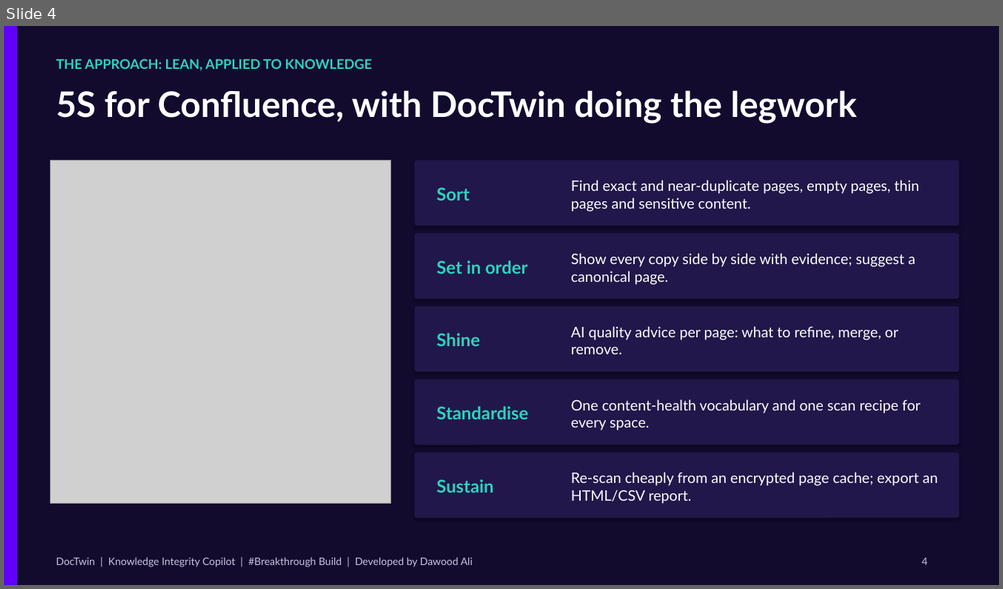
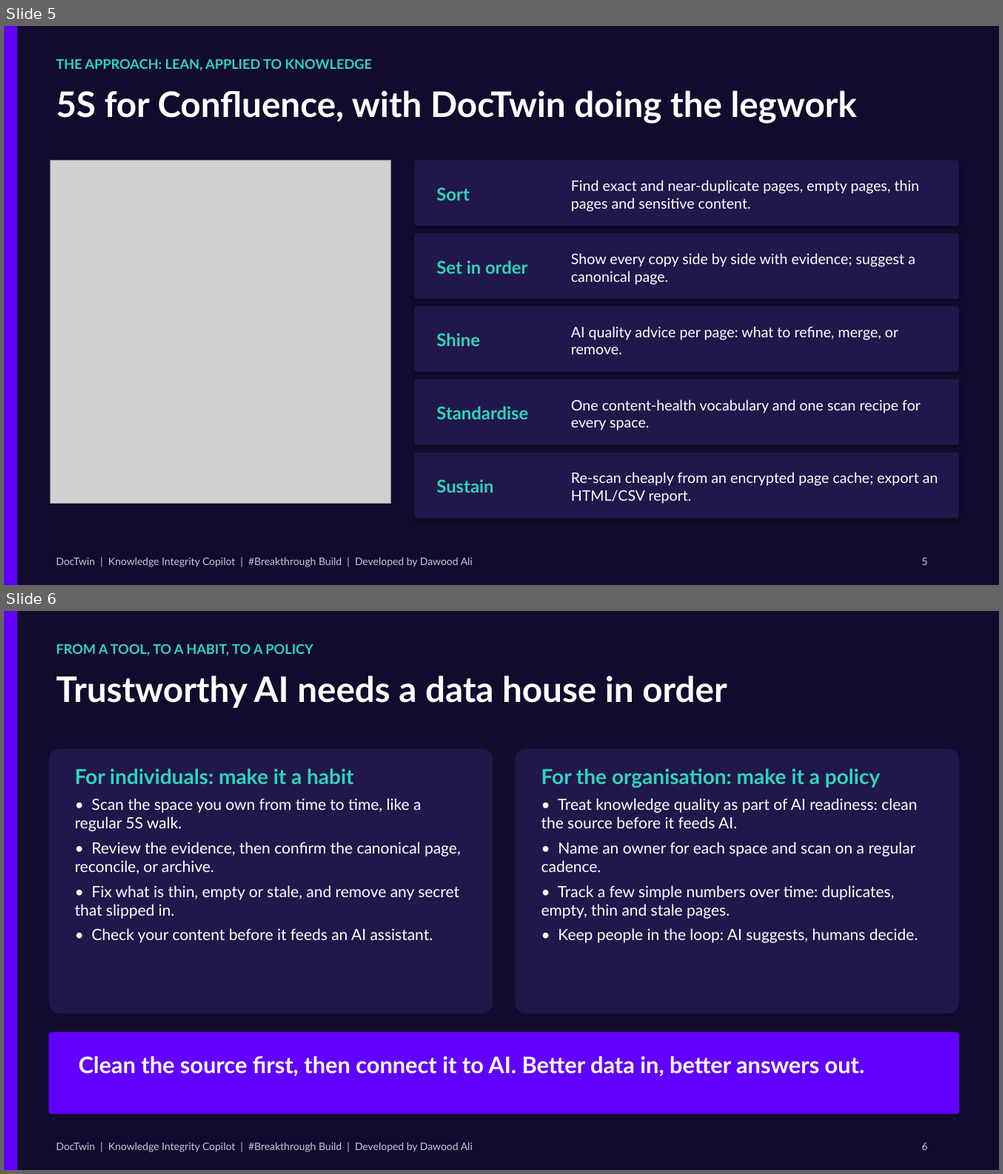
Before and after one commit to dawood-myob/DocTwin, a slide deck: docs/demo/DocTwin-Breakthrough-Build.pptx. Shown one above the other, each under a label of ours: slide 4 before the commit, slides 5 and 6 after it. The pictures are 1003x589 and 1003x1174 pixels, drawn with LibreOffice and Linux fonts; fonts in the diff are those of the drawing; grey boxes stand for pictures. Boxes give left, top, right and bottom in pixels: in the first picture for what was removed or moved away, otherwise in the second. Text is boxed around its words. In the diff, an @@ line names an element or a change of style, - is before the commit and + after.

```diff
--- a/docs/demo/DocTwin-Breakthrough-Build.pptx
+++ b/docs/demo/DocTwin-Breakthrough-Build.pptx
@@ slide 6 added at <box>4,611,999,1170</box>, background #120B2E @@
@@ rectangle added at <box>4,611,17,1170</box>, fill #6100FF @@
@@ text added at <box>56,644,313,656</box>, 13 pt, text #2DD4BF, bold @@
+FROM A TOOL, TO A HABIT, TO A POLICY
@@ text added at <box>56,675,726,708</box>, 34 pt, text #FFFFFF, bold @@
+Trustworthy AI needs a data house in order
@@ rounded rectangle added at <box>48,749,492,1014</box>, fill #21174A @@
@@ rounded rectangle added at <box>515,749,959,1014</box>, fill #21174A @@
@@ text added at <box>75,769,461,943</box>, 15 pt, text #FFFFFF @@
+For individuals: make it a habit
+• Scan the space you own from time to time, like a regular 5S walk.
+• Review the evidence, then confirm the canonical page, reconcile, or archive.
+• Fix what is thin, empty or stale, and remove any secret that slipped in.
+• Check your content before it feeds an AI assistant.
@@ text added at <box>541,769,918,943</box>, 15 pt, text #FFFFFF @@
+For the organisation: make it a policy
+• Treat knowledge quality as part of AI readiness: clean the source before it feeds AI.
+• Name an owner for each space and scan on a regular cadence.
+• Track a few simple numbers over time: duplicates, empty, thin and stale pages.
+• Keep people in the loop: AI suggests, humans decide.
@@ rounded rectangle added at <box>48,1033,959,1115</box>, fill #6100FF @@
@@ text added at <box>79,1056,865,1076</box>, 22 pt, text #FFFFFF, bold @@
+Clean the source first, then connect it to AI. Better data in, better answers out.
@@ text added at <box>56,1142,472,1153</box>, 10 pt, text #C9C3E0 @@
+DocTwin | Knowledge Integrity Copilot | #Breakthrough Build | Developed by Dawood Ali
@@ text added at <box>922,1143,928,1150</box>, 10 pt, text #C9C3E0 @@
+6
@@ what was slide 4 is now slide 5 @@
@@ slide 5 changed as well @@
@@ text at <box>922,558,928,565</box>: text changed @@
-4
+5
```
Also in this commit, not shown: 4 other slides changed, 1 other slide added, 1 other file.
